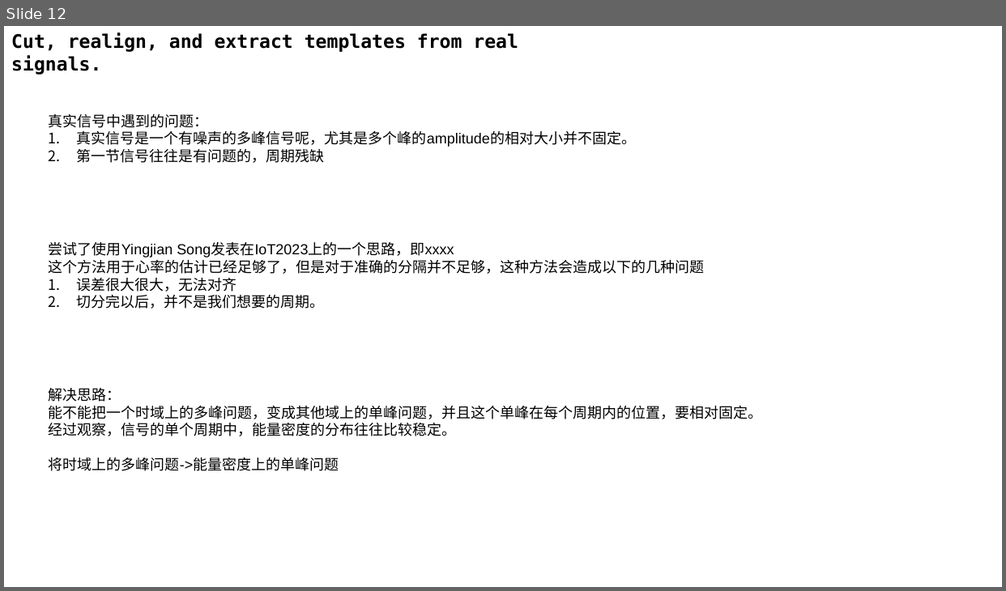
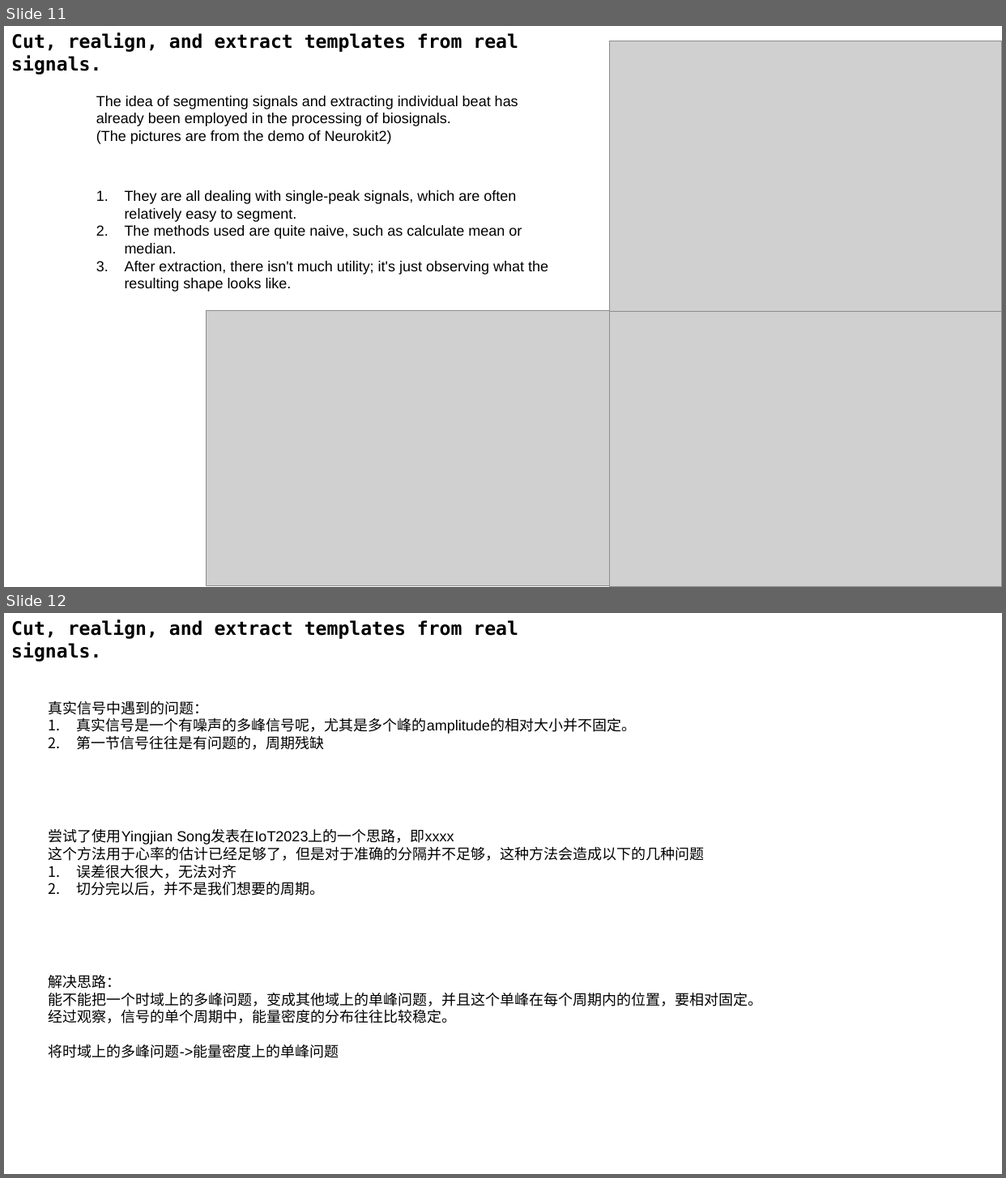
Before and after one commit to A-Big-Tortoise/Presentation, a slide deck: Presentation_1212_JiayuChen.pptx. Shown one above the other, each under a label of ours: slide 12 before the commit, slides 11 and 12 after it. The pictures are 1006x591 and 1006x1178 pixels, drawn with LibreOffice and Linux fonts; fonts in the diff are those of the drawing; grey boxes stand for pictures. Boxes give left, top, right and bottom in pixels: in the first picture for what was removed or moved away, otherwise in the second. Text is boxed around its words. In the diff, an @@ line names an element or a change of style, - is before the commit and + after.

```diff
--- a/Presentation_1212_JiayuChen.pptx
+++ b/Presentation_1212_JiayuChen.pptx
@@ slide 11 added at [4, 26, 1002, 587], background #FFFFFF @@
@@ text added at [11, 32, 518, 75], 18 pt, text #000000, bold @@
+Cut, realign, and extract templates from real signals.
@@ picture added at [609, 41, 1001, 318] @@
@@ text added at [96, 96, 518, 144], 14 pt, text #000000 @@
+The idea of segmenting signals and extracting individual beat has already been employed in the processing of biosignals.
+(The pictures are from the demo of Neurokit2)
@@ text added at [125, 190, 548, 292], 14 pt, text #000000 @@
+1. They are all dealing with single-peak signals, which are often relatively easy to segment.
+2. The methods used are quite naive, such as calculate mean or median.
+3. After extraction, there isn't much utility; it's just observing what the resulting shape looks like.
@@ picture added at [206, 310, 610, 587] @@
@@ picture added at [609, 311, 1002, 587] @@
```
Also in this commit, not shown: 3 slides changed, 1 other slide added, 2 slides removed.
